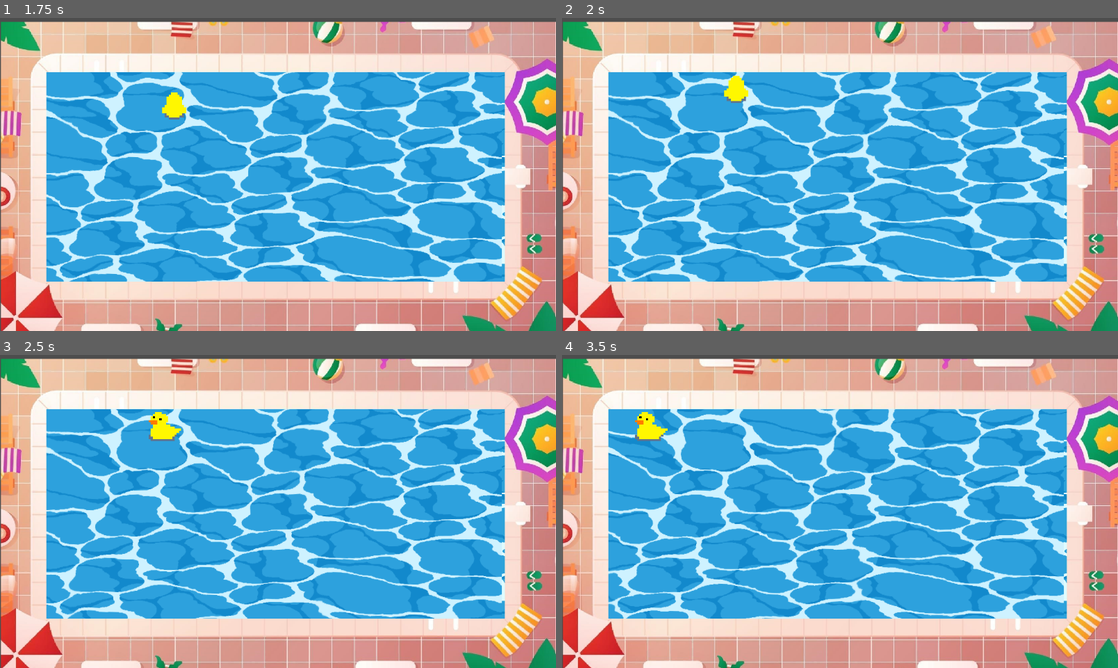
Above: before the commit, frames 1-4 (two rows, left to right).
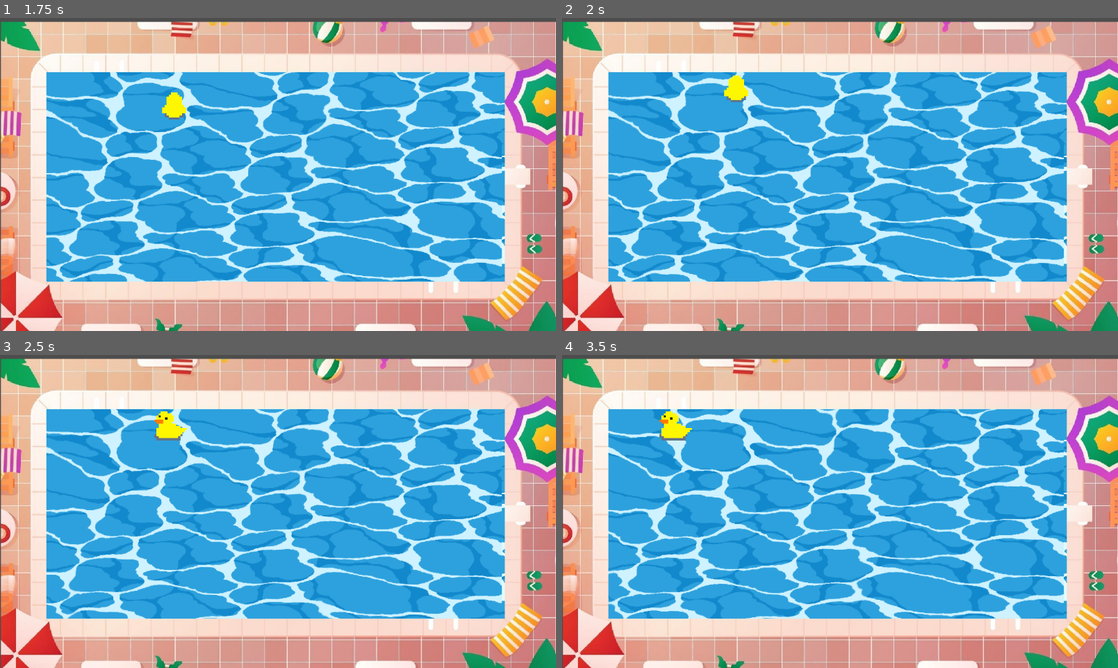
Above: after the commit, the same moments.

Repository: Woktopus/bubble
Game: Godot game, scene res://scenes/main/main.tscn
Two runs of this game, one before a commit and one after it. Both use one fixed random seed, a clock stepped at 60 frames per second and the inputs below.
Inputs:
- Up to frame 1 (1.75 s): hold Z (player1_up) from 0.53 s (still down)
- Up to frame 2 (2 s): keep holding Z (player1_up)
- Up to frame 3 (2.5 s): release Z (player1_up) at 2.03 s; hold Q (player1_left) from 2.03 s (still down)
- Up to frame 4 (3.5 s): keep holding Q (player1_left)

Frame 1 is identical in both runs. In frame 2, less than 0.1% of the frame differs, in the area x 29-34%, y 18-28%; in frame 3, 0.3%; in frame 4, 0.7%, in the area x 13-24%, y 18-28%.

Commit message:
init modif collision shape of boat

Diff:
--- a/scenes/boat/boat.tscn
+++ b/scenes/boat/boat.tscn
@@ -3,8 +3,8 @@
 [ext_resource type="Script" path="res://scenes/boat/boat.gd" id="1_nwkhy"]
 [ext_resource type="SpriteFrames" uid="uid://cd7jff1ed1ski" path="res://assets/canard/sprite_frame_canard.tres" id="2_src47"]
 
-[sub_resource type="RectangleShape2D" id="RectangleShape2D_md555"]
-size = Vector2(144, 146)
+[sub_resource type="CircleShape2D" id="CircleShape2D_rd0qi"]
+radius = 70.1142
 
 [node name="Boat" type="CharacterBody2D"]
 script = ExtResource("1_nwkhy")
@@ -17,4 +17,6 @@
 
 [node name="CollisionShape2D" type="CollisionShape2D" parent="."]
 position = Vector2(1, 1)
-shape = SubResource("RectangleShape2D_md555")
+shape = SubResource("CircleShape2D_rd0qi")
+
+[node name="ShootingPoint" type="Node2D" parent="."]
Not shown, added: assets/elements-decors.png.import
